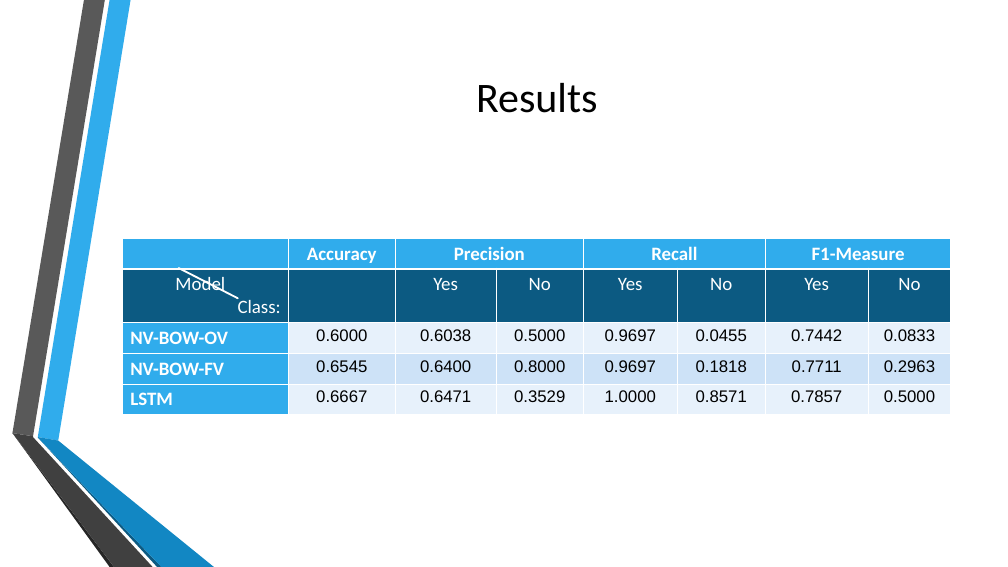
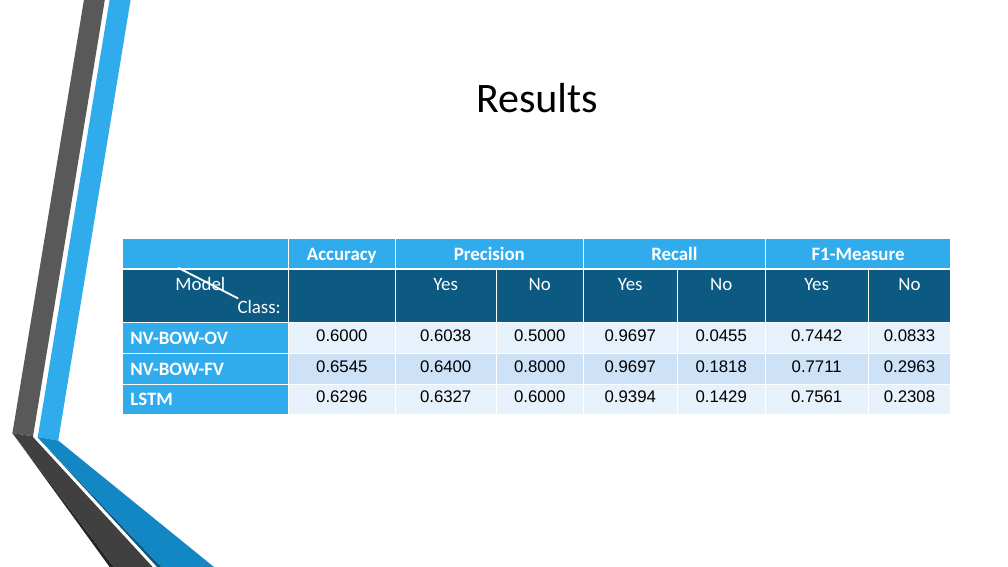
Before and after one commit to AndrewK-7/Comp472-Assignment3, a slide deck: slide 4 of Demo Slides.pptx. Drawn at 1008x567 pixels with LibreOffice and Linux fonts; fonts in the diff are those of the drawing; background and template pictures are left out. Boxes give left, top, right and bottom in pixels: in the first picture for what was removed or moved away, otherwise in the second. Text is boxed around its words. In the diff, an @@ line names an element or a change of style, - is before the commit and + after.

Commit message:
Adjusting demo slides after rerunning the fixed LSTM code

```diff
--- a/Demo Slides.pptx
+++ b/Demo Slides.pptx
@@ table at box(123, 238, 951, 409) @@
-row 5: LSTM | 0.6667 | 0.6471 | 0.3529 | 1.0000 | 0.8571 | 0.7857 | 0.5000
+row 5: LSTM | 0.6296 | 0.6327 | 0.6000 | 0.9394 | 0.1429 | 0.7561 | 0.2308
```
Also in this commit, not shown: 5 other files.
